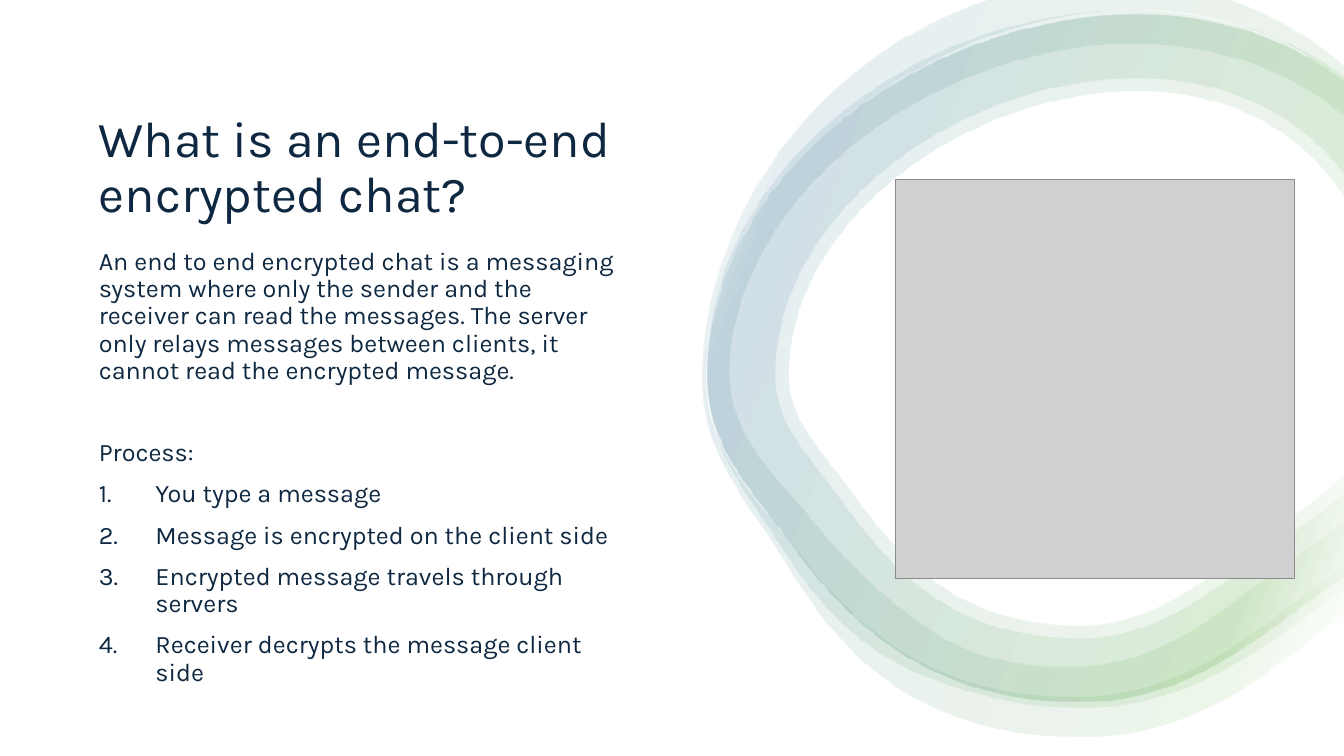
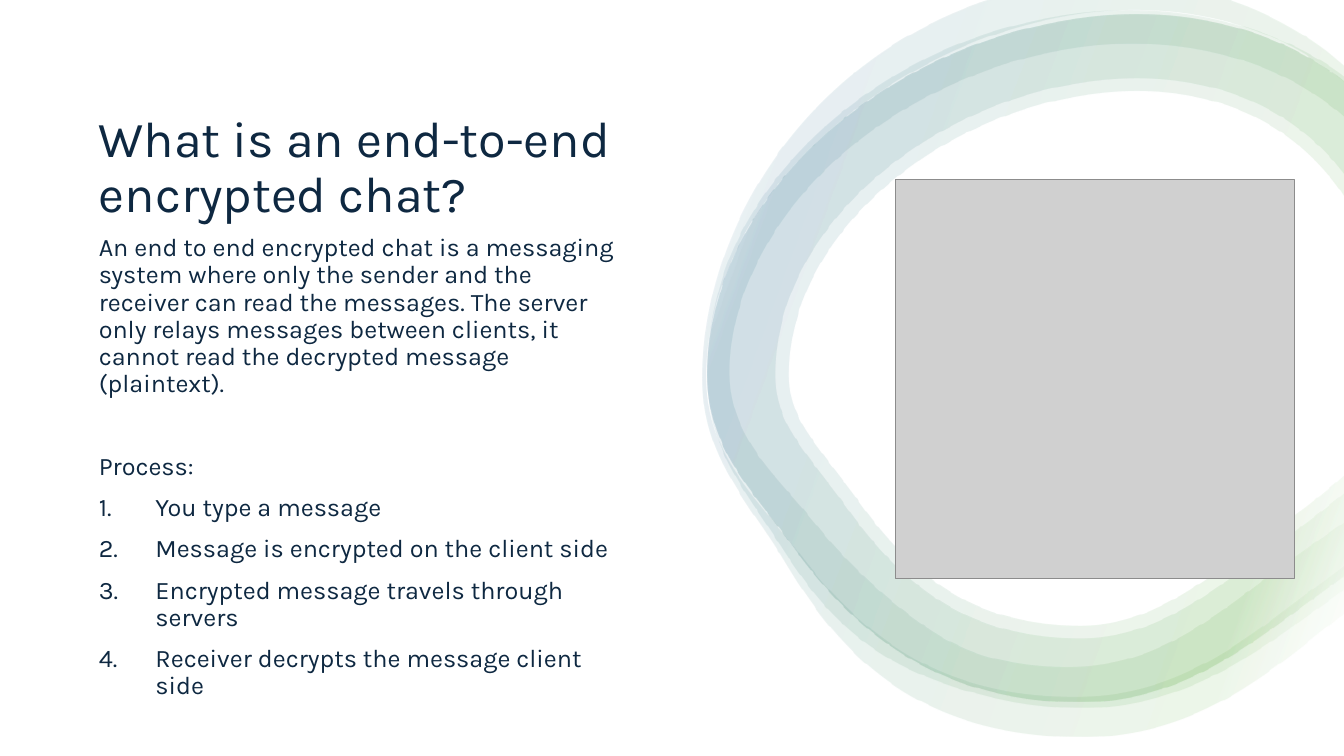
Before and after one commit to AidanLevy05/MATH447-ChatRoom, a slide deck: slide 2 of PowerPoint/MATH 447 Final Presentation.pptx. Drawn at 1344x756 pixels with LibreOffice and Linux fonts; fonts in the diff are those of the drawing; grey boxes stand for pictures. Boxes give left, top, right and bottom in pixels: in the first picture for what was removed or moved away, otherwise in the second. Text is boxed around its words. In the diff, an @@ line names an element or a change of style, - is before the commit and + after.

Commit message:
Presentation

```diff
--- a/PowerPoint/MATH 447 Final Presentation.pptx
+++ b/PowerPoint/MATH 447 Final Presentation.pptx
@@ text at box(99, 238, 614, 398): text changed @@
-An end to end encrypted chat is a messaging system where only the sender and the receiver can read the messages. The server only relays messages between clients, it cannot read the encrypted message.
+An end to end encrypted chat is a messaging system where only the sender and the receiver can read the messages. The server only relays messages between clients, it cannot read the decrypted message (plaintext).
```
Also in this commit, not shown: 5 other slides changed, 1 slide added.
